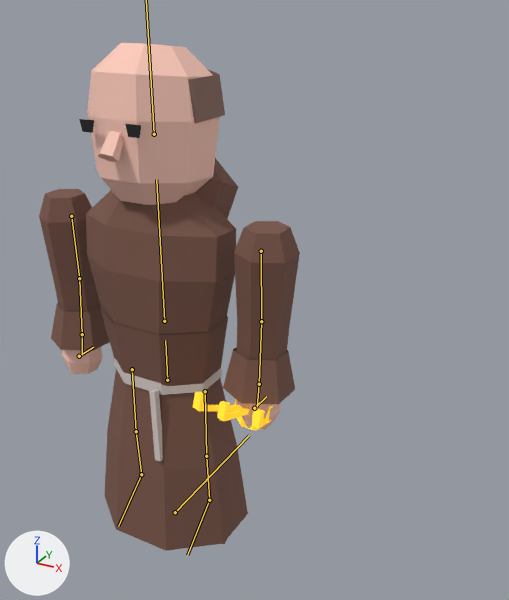
A saved change to the glTF model assets/models/monk.glb.
Rendered twice from a 50 mm camera at (0.672, -0.898, 0.945) aimed at (-0.016, 0.354, 0.319). Lighting does not change. The marker at lower left points along +X, +Y and +Z. The picture after the commit comes second. The bones that bend it are drawn over the model as lines.

In view in the first picture: 'arm_l_mesh', 'arm_r_mesh', 'body_mesh', 'head_mesh', 'weapon_mesh'.
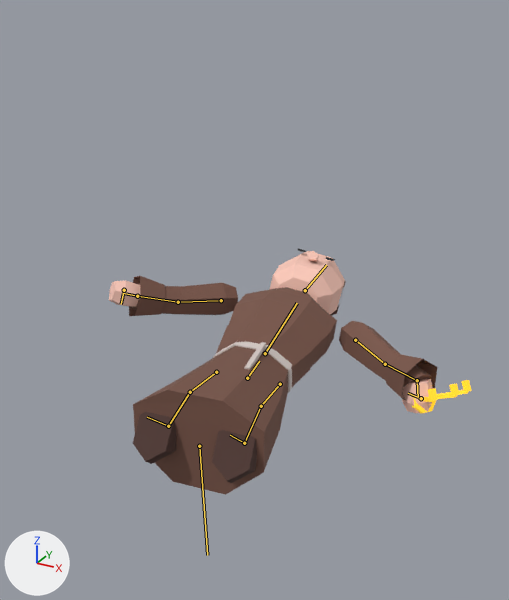
The newer file adds an action. The first version stands in its rest pose; the second is drawn at frame 20 of the action 'die'.

Pixel boxes (x1, y1, x2, y2) of what changed, in the pictures (509 x 600 px):
'body_mesh', posed (26% wider, 47% shorter): before (86, 158, 248, 551); after (133, 287, 337, 495)
'head_mesh', posed: before (79, 43, 225, 205); after (270, 248, 346, 316)
'arm_r_mesh', posed (27% wider, 56% shorter): before (223, 221, 300, 430); after (339, 321, 437, 413)
'arm_l_mesh', posed (83% wider, 78% shorter): before (39, 189, 109, 374); after (109, 276, 238, 316)
'leg_r_mesh', posed (not visible before): after (212, 430, 257, 483)
'weapon_mesh', posed (22% narrower, 17% shorter): before (193, 391, 273, 431); after (410, 380, 472, 413)
bone 'root', root to tip: before (175, 512) to (249, 435); after (199, 446) to (207, 555)
bone 'hips', root to tip: before (167, 380) to (165, 340); after (247, 378) to (259, 361)
bone 'chest', root to tip: before (164, 321) to (156, 179); after (265, 353) to (297, 303)
bone 'upper_arm_l', root to tip: before (71, 216) to (79, 278); after (221, 300) to (178, 302)
bone 'forearm_l', root to tip: before (79, 278) to (82, 334); after (178, 302) to (137, 296)
bone 'upper_arm_r', root to tip: before (261, 251) to (261, 321); after (355, 340) to (385, 364)
bone 'forearm_r', root to tip: before (261, 321) to (259, 384); after (385, 364) to (417, 380)
bone 'hand_r', root to tip: before (259, 384) to (257, 407); after (417, 380) to (418, 398)
bone 'thigh_l', root to tip: before (132, 369) to (136, 431); after (216, 372) to (190, 392)
bone 'shin_l', root to tip: before (136, 431) to (141, 474); after (190, 392) to (168, 426)
bone 'foot_l', root to tip: before (141, 474) to (118, 526); after (168, 426) to (147, 417)
bone 'thigh_r', root to tip: before (205, 391) to (206, 456); after (280, 384) to (261, 406)
bone 'shin_r', root to tip: before (206, 456) to (209, 500); after (261, 406) to (244, 443)
bone 'foot_r', root to tip: before (209, 500) to (187, 555); after (244, 443) to (230, 435)

The change, as a list of edits to the scene's bpy script:
```text
Change bone_root:
    where bone_root = bpy.data.objects['rig'].pose.bones['root']
    bone_root.location: (0.0, 0.0, 0.0) -> (0.0, 0.094, 0.099)
    bone_root.rotation_quaternion: (1.0, 0.0, 0.0, 0.0) -> (0.724, -0.686, -0.05, 0.047)  # degrees (0, 0, 0) -> degrees (-87, 0, 8)
Change bone_hips:
    where bone_hips = bpy.data.objects['rig'].pose.bones['hips']  # child of 'root'
    bone_hips.location: (0.0, 0.0, 0.0) -> (0.0, -0.032, 0.0)
Change bone_chest:
    where bone_chest = bpy.data.objects['rig'].pose.bones['chest']  # child of 'hips'
    bone_chest.rotation_quaternion: (1.0, 0.0, 0.0, 0.0) -> (0.996, 0.044, 0.075, -0.003)  # degrees (0, 0, 0) -> degrees (5, 9, 0)
Change bone_head:
    where bone_head = bpy.data.objects['rig'].pose.bones['head']  # child of 'chest'
    bone_head.rotation_quaternion: (1.0, 0.0, 0.0, 0.0) -> (0.995, -0.097, 0.022, 0.002)  # degrees (0, 0, 0) -> degrees (-11, 3, 0)
Change bone_upper_arm_l:
    where bone_upper_arm_l = bpy.data.objects['rig'].pose.bones['upper_arm_l']  # child of 'chest'
    bone_upper_arm_l.rotation_quaternion: (1.0, 0.0, 0.0, 0.0) -> (0.898, -0.07, 0.045, 0.432)  # degrees (0, 0, 0) -> degrees (-5, 8, 51)
Change bone_forearm_l:
    where bone_forearm_l = bpy.data.objects['rig'].pose.bones['forearm_l']  # child of 'upper_arm_l'
    bone_forearm_l.rotation_quaternion: (1.0, 0.0, 0.0, 0.0) -> (0.999, -0.053, 0.0, 0.0)  # degrees (0, 0, 0) -> degrees (-6, 0, 0)
Change bone_upper_arm_r:
    where bone_upper_arm_r = bpy.data.objects['rig'].pose.bones['upper_arm_r']  # child of 'chest'
    bone_upper_arm_r.rotation_quaternion: (1.0, 0.0, 0.0, 0.0) -> (0.898, -0.07, -0.045, -0.432)  # degrees (0, 0, 0) -> degrees (-5, -8, -51)
Change bone_forearm_r:
    where bone_forearm_r = bpy.data.objects['rig'].pose.bones['forearm_r']  # child of 'upper_arm_r'
    bone_forearm_r.rotation_quaternion: (1.0, 0.0, 0.0, 0.0) -> (0.999, -0.053, 0.0, 0.0)  # degrees (0, 0, 0) -> degrees (-6, 0, 0)
Change bone_hand_r:
    where bone_hand_r = bpy.data.objects['rig'].pose.bones['hand_r']  # child of 'forearm_r'
    bone_hand_r.rotation_quaternion: (1.0, 0.0, 0.0, 0.0) -> (0.765, 0.644, 0.0, 0.0)  # degrees (0, 0, 0) -> degrees (80, 0, 0)
Change bone_thigh_l:
    where bone_thigh_l = bpy.data.objects['rig'].pose.bones['thigh_l']  # child of 'hips'
    bone_thigh_l.rotation_quaternion: (1.0, 0.0, 0.0, 0.0) -> (0.996, -0.089, 0.001, 0.013)  # degrees (0, 0, 0) -> degrees (-10, 0, 1)
Change bone_shin_l:
    where bone_shin_l = bpy.data.objects['rig'].pose.bones['shin_l']  # child of 'thigh_l'
    bone_shin_l.rotation_quaternion: (1.0, 0.0, 0.0, 0.0) -> (0.987, 0.161, 0.0, 0.0)  # degrees (0, 0, 0) -> degrees (19, 0, 0)
Change bone_foot_l:
    where bone_foot_l = bpy.data.objects['rig'].pose.bones['foot_l']  # child of 'shin_l'
    bone_foot_l.rotation_quaternion: (1.0, 0.0, 0.0, 0.0) -> (0.999, -0.032, 0.0, 0.0)  # degrees (0, 0, 0) -> degrees (-4, 0, 0)
Change bone_thigh_r:
    where bone_thigh_r = bpy.data.objects['rig'].pose.bones['thigh_r']  # child of 'hips'
    bone_thigh_r.rotation_quaternion: (1.0, 0.0, 0.0, 0.0) -> (0.996, -0.089, -0.001, -0.013)  # degrees (0, 0, 0) -> degrees (-10, 0, -1)
Change bone_shin_r:
    where bone_shin_r = bpy.data.objects['rig'].pose.bones['shin_r']  # child of 'thigh_r'
    bone_shin_r.rotation_quaternion: (1.0, 0.0, 0.0, 0.0) -> (0.987, 0.161, 0.0, 0.0)  # degrees (0, 0, 0) -> degrees (19, 0, 0)
Change bone_foot_r:
    where bone_foot_r = bpy.data.objects['rig'].pose.bones['foot_r']  # child of 'shin_r'
    bone_foot_r.rotation_quaternion: (1.0, 0.0, 0.0, 0.0) -> (0.999, -0.032, 0.0, 0.0)  # degrees (0, 0, 0) -> degrees (-4, 0, 0)
```
